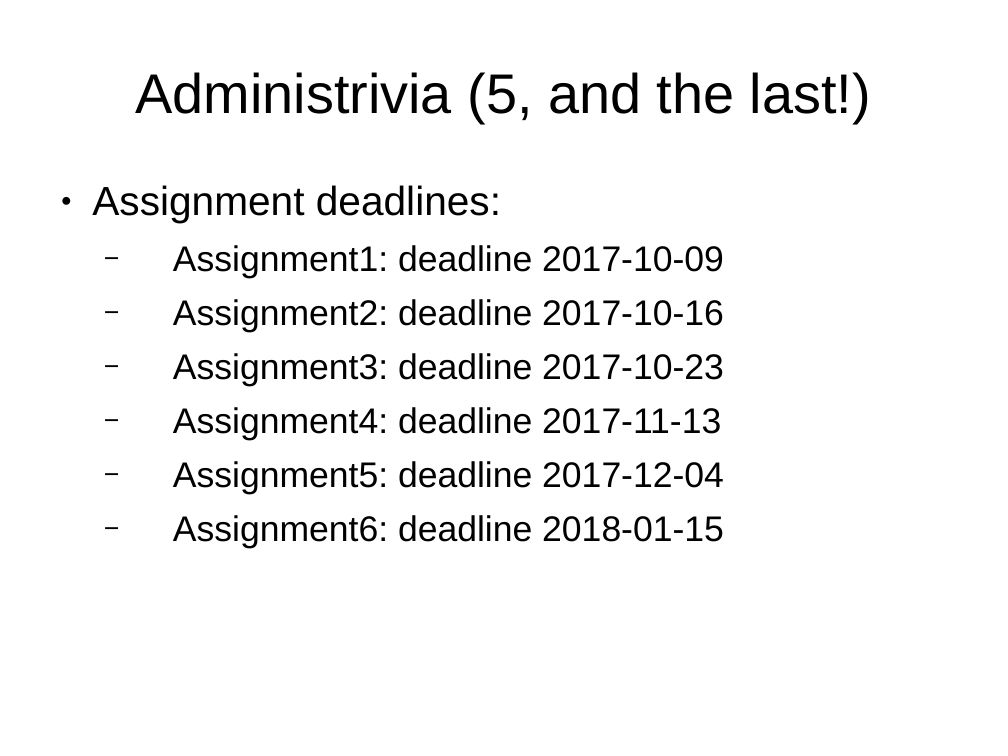
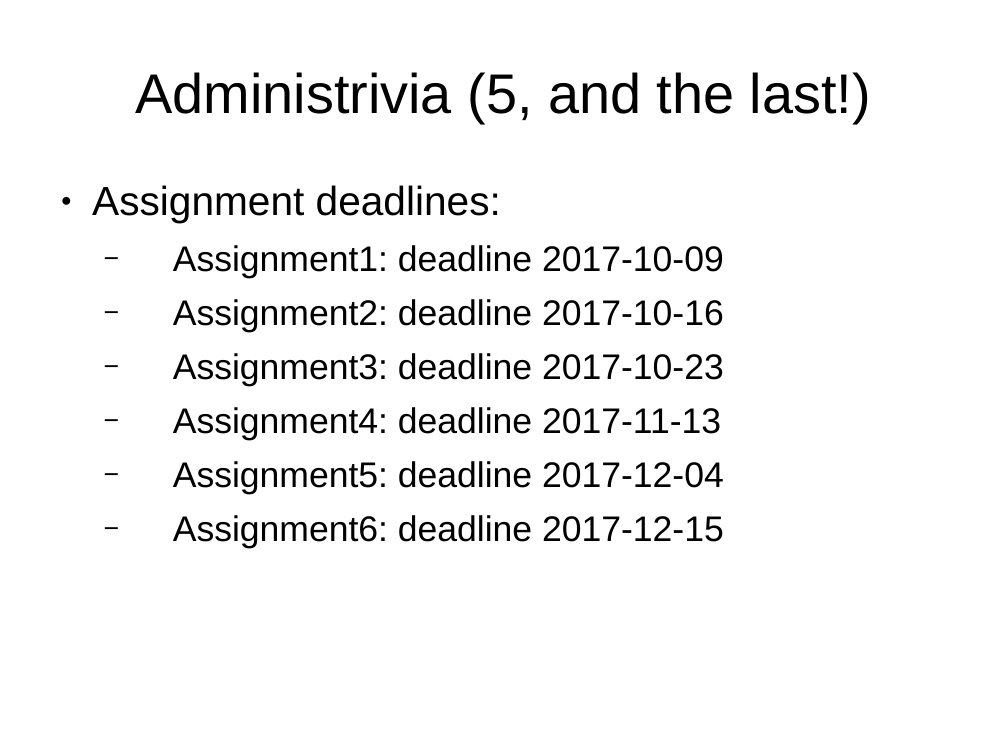
Before and after one commit to sftcd/cs2014, a slide deck: slide 7 of lectures/intro.ppt. Drawn at 1008x756 pixels with LibreOffice and Linux fonts; fonts in the diff are those of the drawing. Boxes give left, top, right and bottom in pixels: in the first picture for what was removed or moved away, otherwise in the second. Text is boxed around its words. In the diff, an @@ line names an element or a change of style, - is before the commit and + after.

```diff
--- a/lectures/intro.ppt
+++ b/lectures/intro.ppt
@@ text at (x1=173, y1=515, x2=724, y2=549): text changed @@
-  − Assignment6: deadline 2018-01-15
+  − Assignment6: deadline 2017-12-15
```
Also in this commit, not shown: 10 other slides changed, 4 other files.
